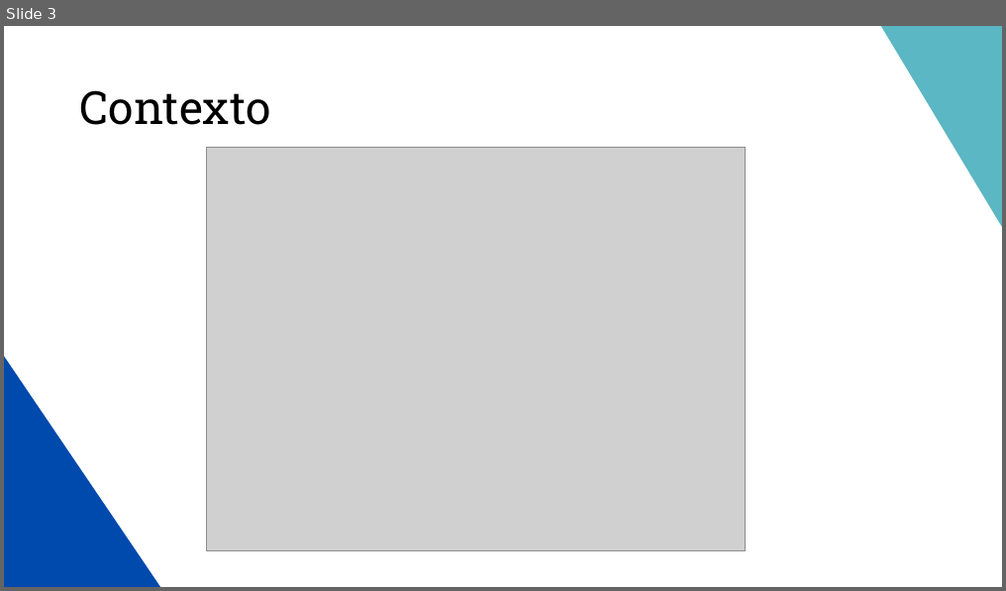
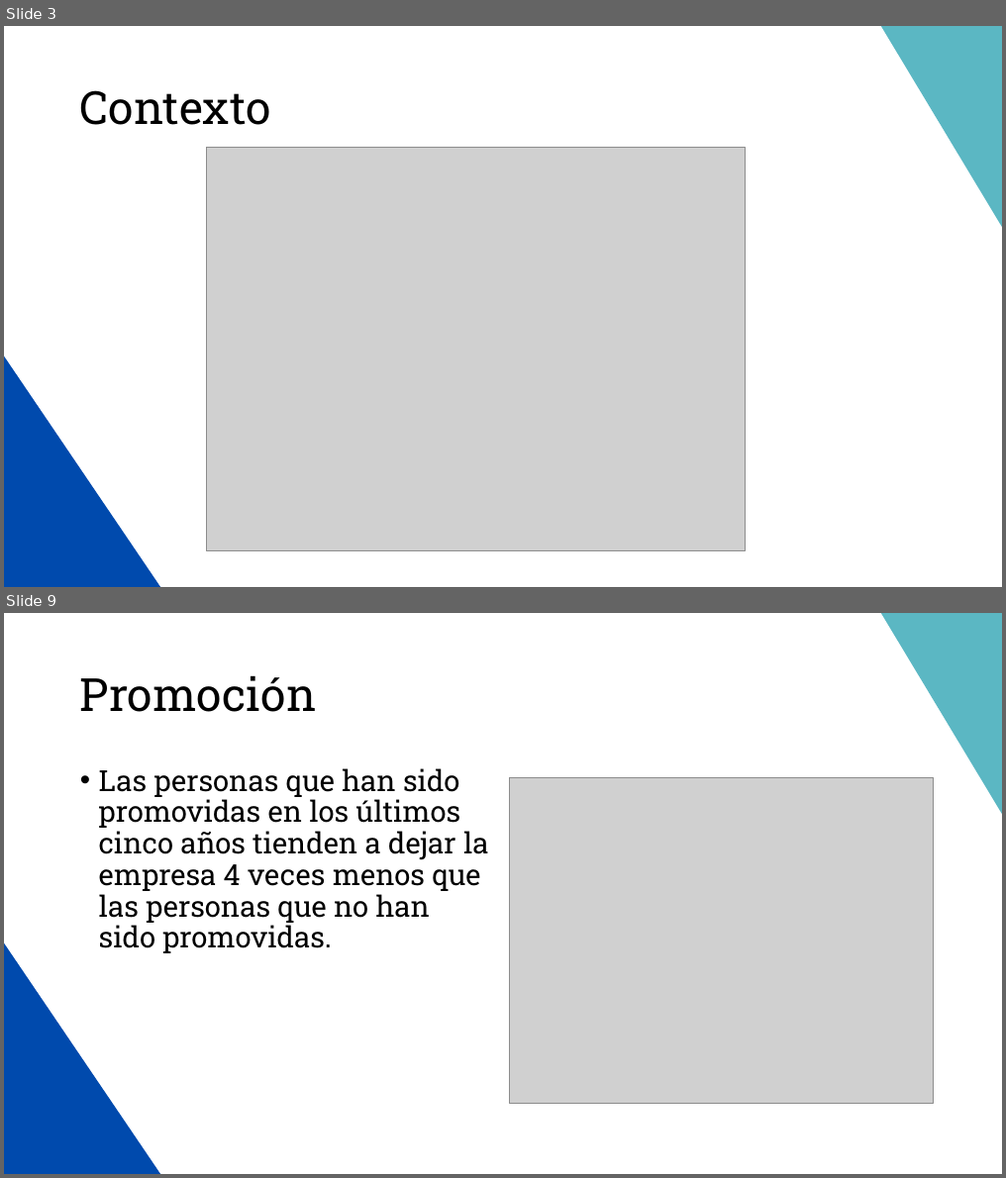
Before and after one commit to MiguelAMeloM/Miguel_DataAnalytics, a slide deck: RRHH/Data_Storytelling.pptx. Shown one above the other, each under a label of ours: slide 3 before the commit, slides 3 and 9 after it; the slides between them are not shown. The pictures are 1006x591 and 1006x1178 pixels, drawn with LibreOffice and Linux fonts; fonts in the diff are those of the drawing; grey boxes stand for pictures. Boxes give left, top, right and bottom in pixels: in the first picture for what was removed or moved away, otherwise in the second. Text is boxed around its words. In the diff, an @@ line names an element or a change of style, - is before the commit and + after.

```diff
--- a/RRHH/Data_Storytelling.pptx
+++ b/RRHH/Data_Storytelling.pptx
@@ slide 9 added at box(4, 613, 1002, 1174), background #FFFFFF; not listed: 2 template elements that a slide beside it also shows @@
@@ title added at box(80, 675, 317, 712), 44 pt, text #000000 @@
+Promoción
@@ text added at box(99, 768, 489, 954), 28 pt, text #000000 @@
+• Las personas que han sido promovidas en los últimos cinco años tienden a dejar la empresa 4 veces menos que las personas que no han sido promovidas.
@@ picture added at box(509, 777, 934, 1104) @@
```
Also in this commit, not shown: 6 other slides added, 2 slides removed, 1 other file.
